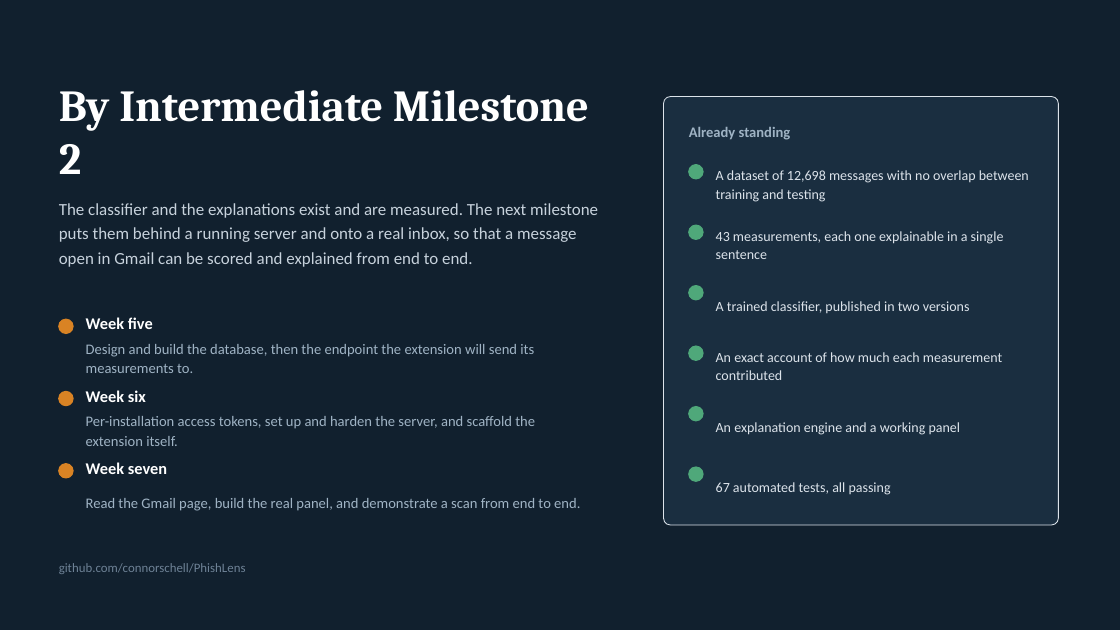
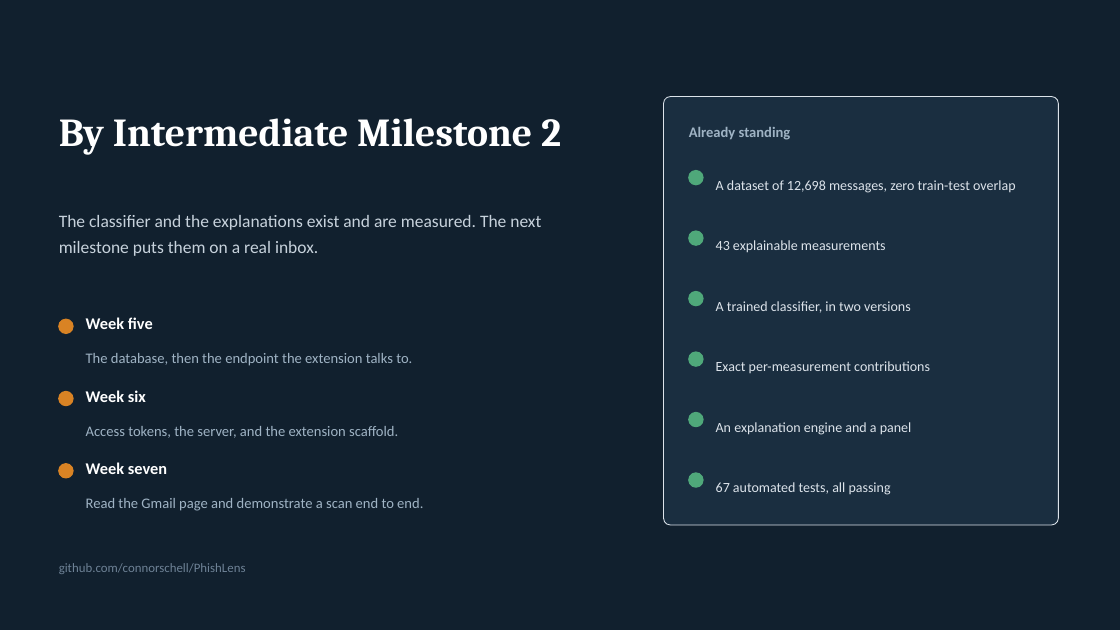
Before and after one commit to connorschell/PhishLens, a slide deck: slide 11 of 06_Deliverables/IM1_Presentation.pptx. Drawn at 1120x630 pixels with LibreOffice and Linux fonts; fonts in the diff are those of the drawing. Boxes give left, top, right and bottom in pixels: in the first picture for what was removed or moved away, otherwise in the second. Text is boxed around its words. In the diff, an @@ line names an element or a change of style, - is before the commit and + after.

```diff
--- a/06_Deliverables/IM1_Presentation.pptx
+++ b/06_Deliverables/IM1_Presentation.pptx
@@ text "By Intermediate Milestone 2" at (59, 118, 561, 155): size 38 to 34 pt @@
@@ text at (716, 180, 1016, 193): text changed @@
-A dataset of 12,698 messages with no overlap between training and testing
+A dataset of 12,698 messages, zero train-test overlap
@@ text at (59, 215, 541, 256): text changed; size 14.5 to 15 pt @@
-The classifier and the explanations exist and are measured. The next milestone puts them behind a running server and onto a real inbox, so that a message open in Gmail can be scored and explained from end to end.
+The classifier and the explanations exist and are measured. The next milestone puts them on a real inbox.
@@ text at (716, 240, 886, 253): text changed @@
-43 measurements, each one explainable in a single sentence
+43 explainable measurements
@@ text at (716, 301, 911, 313): text changed @@
-A trained classifier, published in two versions
+A trained classifier, in two versions
@@ text at (86, 353, 412, 366): text changed @@
-Design and build the database, then the endpoint the extension will send its measurements to.
+The database, then the endpoint the extension talks to.
@@ text at (716, 361, 930, 373): text changed @@
-An exact account of how much each measurement contributed
+Exact per-measurement contributions
@@ text at (86, 426, 398, 438): text changed @@
-Per-installation access tokens, set up and harden the server, and scaffold the extension itself.
+Access tokens, the server, and the extension scaffold.
@@ text at (716, 422, 912, 435): text changed @@
-An explanation engine and a working panel
+An explanation engine and a panel
@@ 6 ellipses: place and size @@
-6 ellipses at (689, 165, 703, 481)
+6 ellipses at (689, 171, 703, 487)
@@ text at (86, 498, 423, 511): text changed @@
-Read the Gmail page, build the real panel, and demonstrate a scan from end to end.
+Read the Gmail page and demonstrate a scan end to end.
```
Also in this commit, not shown: 9 other slides changed, 4 other files.
